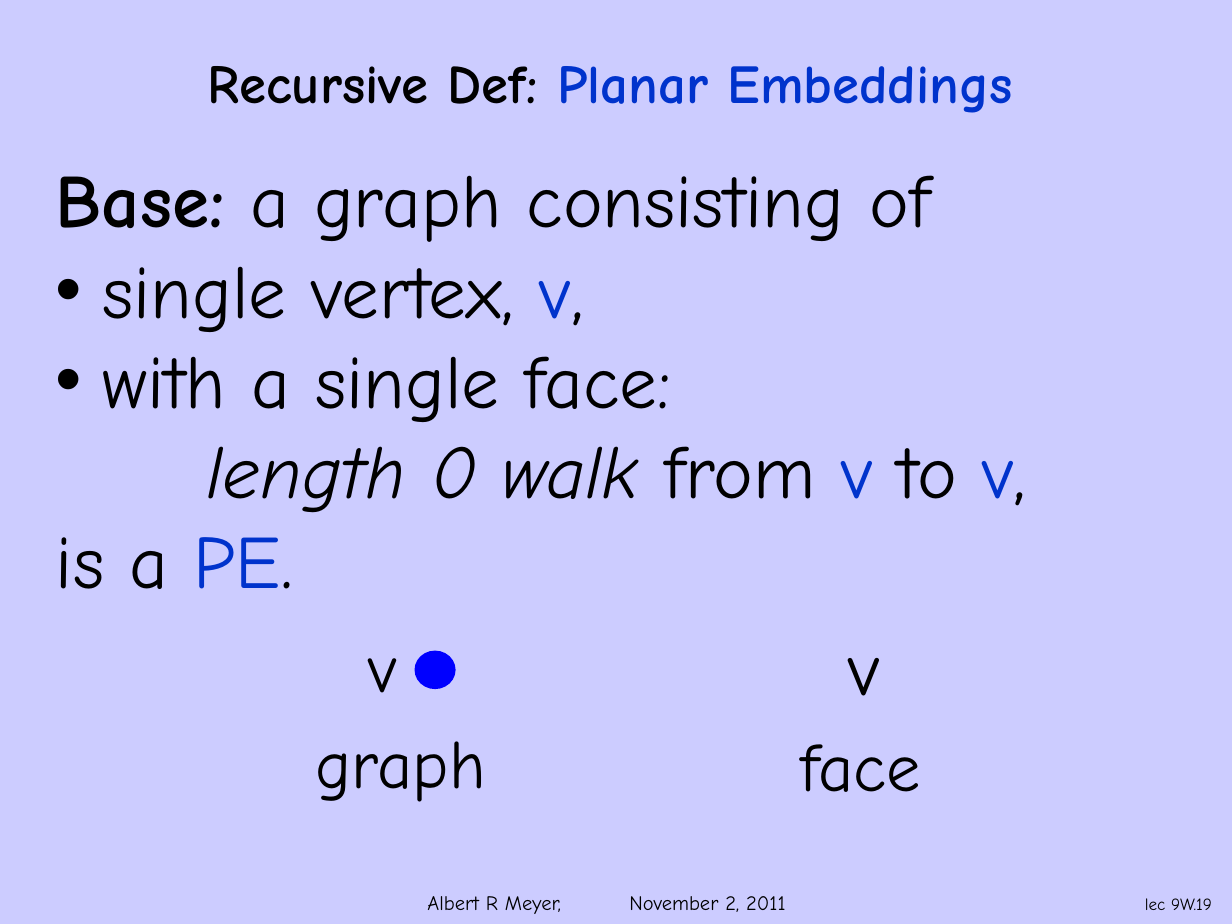
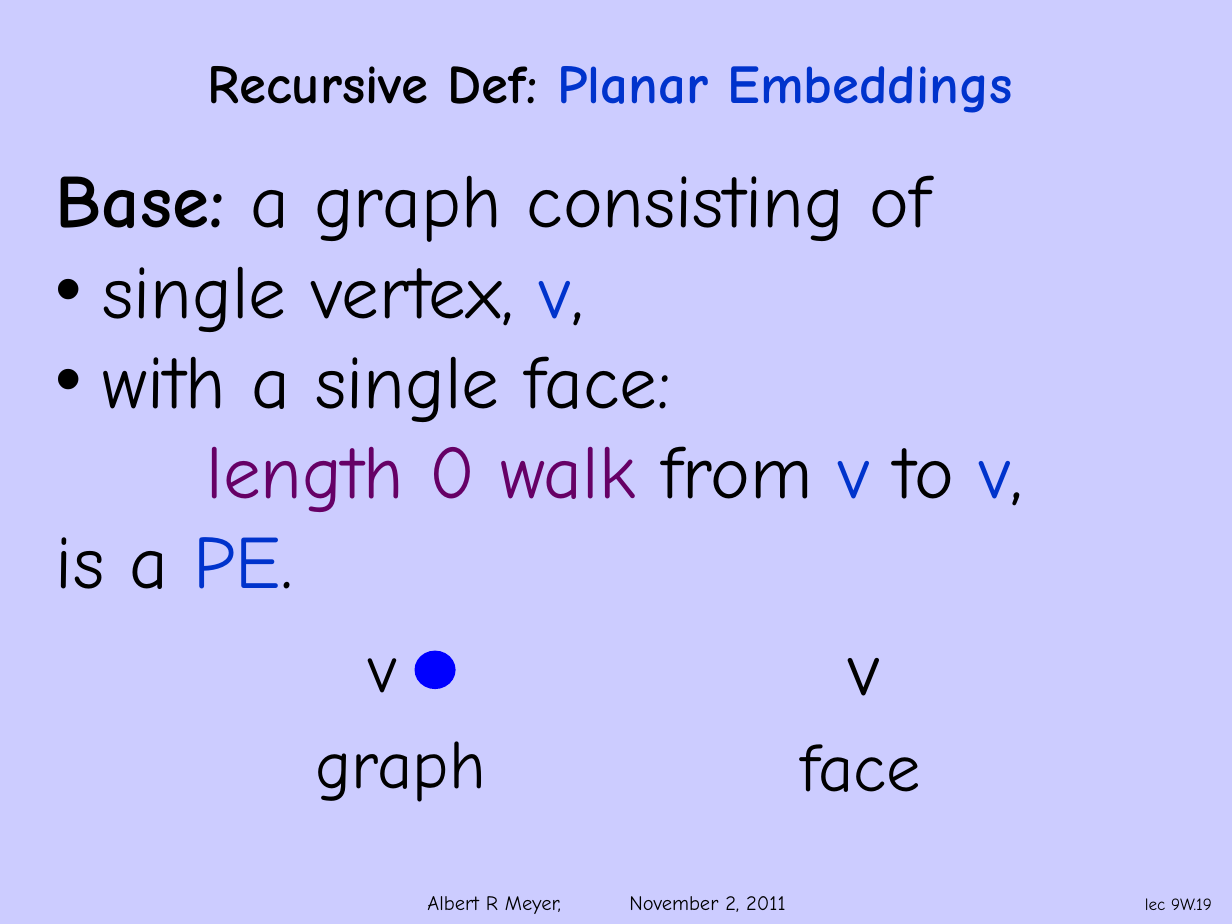
Before and after one commit to armeyer/mcs_web, a slide deck: slide 19 of fall11/slidesF11/slides9w.pptx. Drawn at 1232x924 pixels with LibreOffice and Linux fonts; fonts in the diff are those of the drawing; background and template pictures are left out. Boxes give left, top, right and bottom in pixels: in the first picture for what was removed or moved away, otherwise in the second. Text is boxed around its words. In the diff, an @@ line names an element or a change of style, - is before the commit and + after.

```diff
--- a/fall11/slidesF11/slides9w.pptx
+++ b/fall11/slidesF11/slides9w.pptx
@@ text at bbox=[207, 446, 1023, 512]: text colour #000000 to #660066, italic off in "length 0 walk" @@
```
Also in this commit, not shown: 1 other slide changed, 1 other file.
